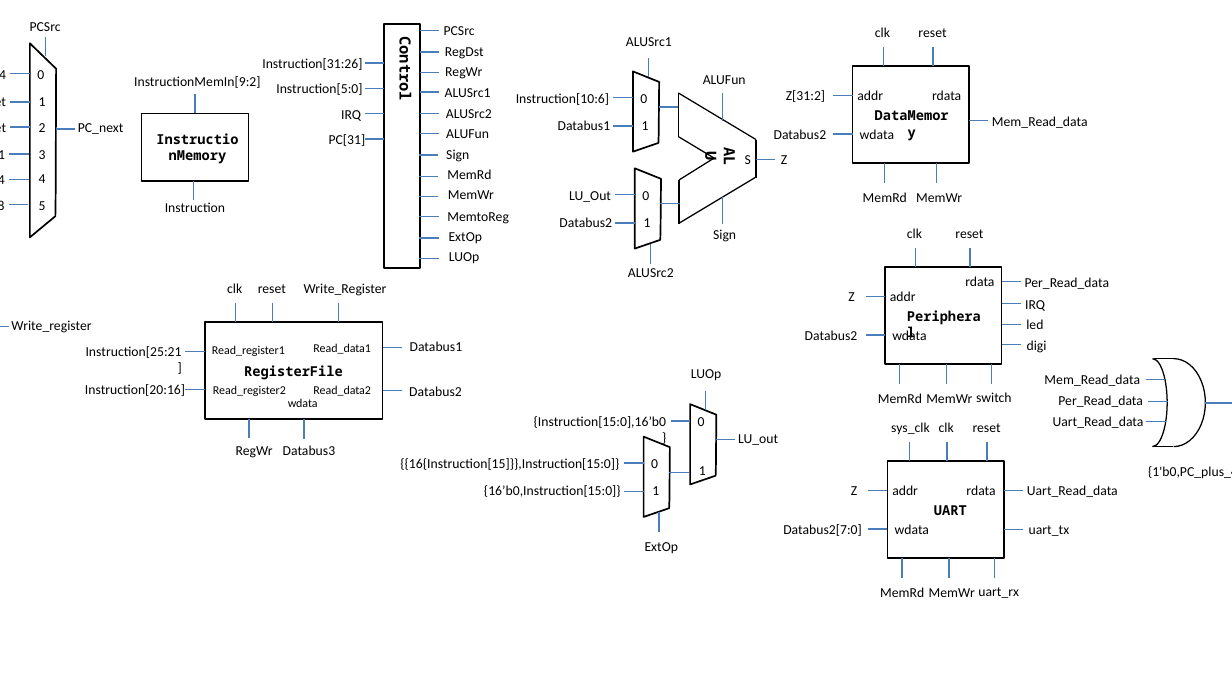
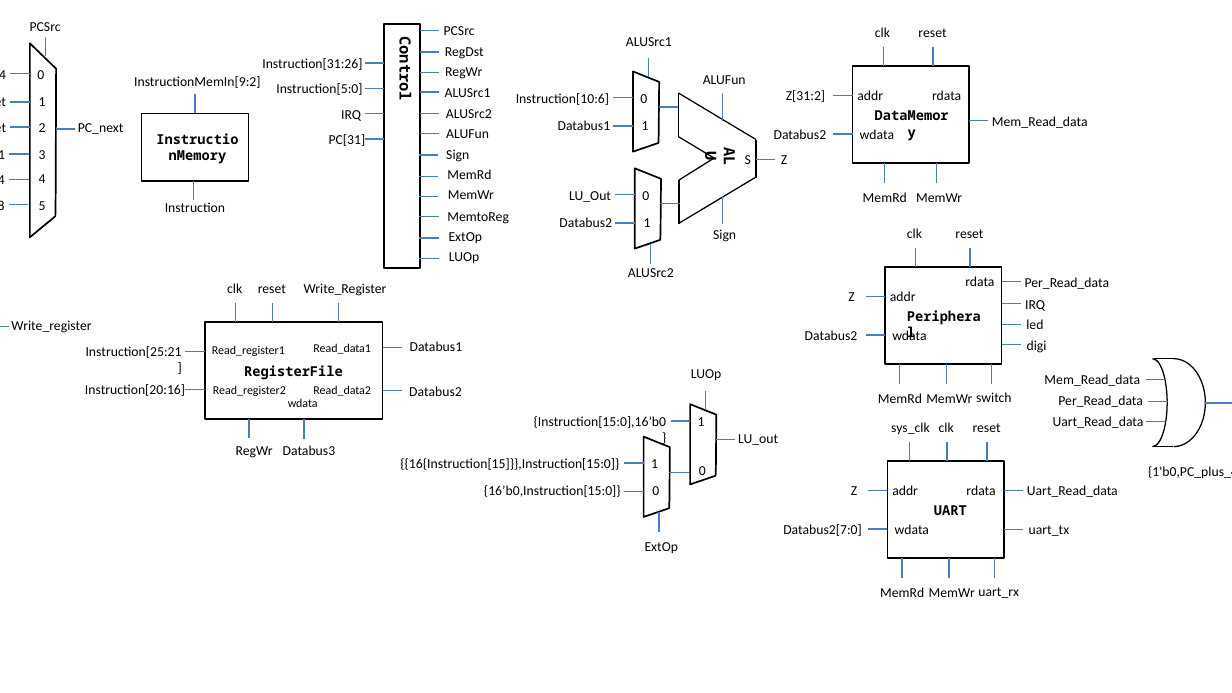
Before and after one commit to IrisLi17/MIPS_CPU, a slide deck: slide 1 of report/单周期datapath.pptx. Drawn at 1232x693 pixels with LibreOffice and Linux fonts; fonts in the diff are those of the drawing. Boxes give left, top, right and bottom in pixels: in the first picture for what was removed or moved away, otherwise in the second. Text is boxed around its words. In the diff, an @@ line names an element or a change of style, - is before the commit and + after.

Commit message:
EXT和LUOp的MUX的0和1写反了

```diff
--- a/report/单周期datapath.pptx
+++ b/report/单周期datapath.pptx
@@ text "1" rewrapped from <box>699,466,706,480</box> to <box>698,417,705,426</box> @@
@@ text "1": place and size @@
-text "1" at <box>652,486,659,495</box>
+text "1" at <box>651,459,658,468</box>
@@ text "0": place and size @@
-text "0" at <box>651,459,658,468</box>
+text "0" at <box>652,486,659,495</box>
@@ text "0" rewrapped from <box>698,417,705,426</box> to <box>699,466,706,480</box> @@
```
